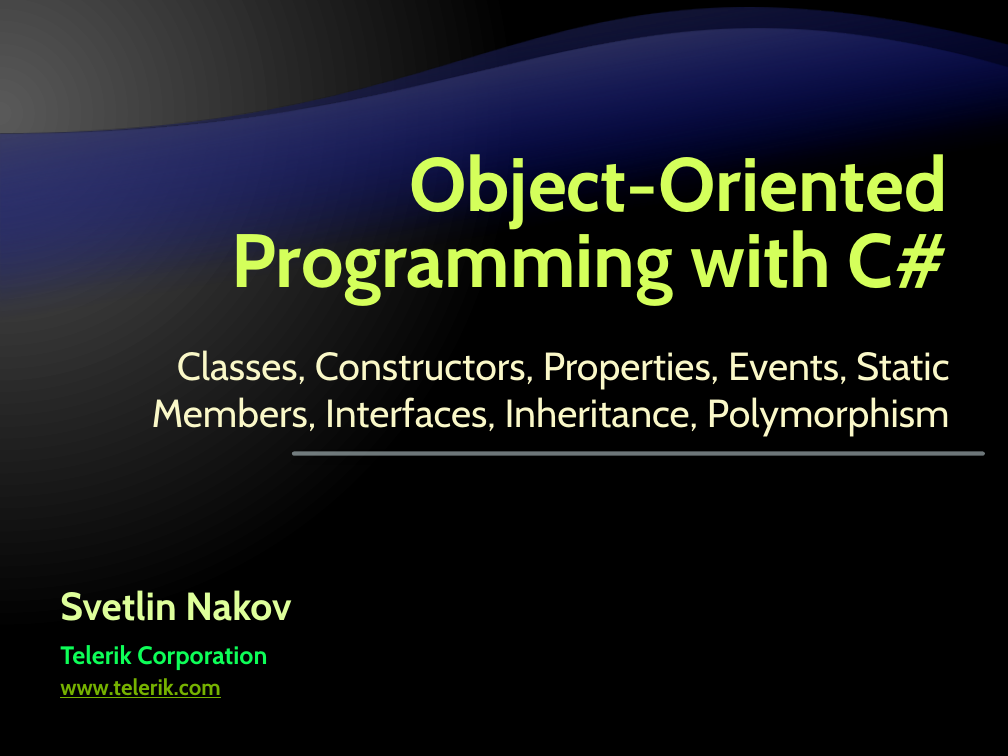
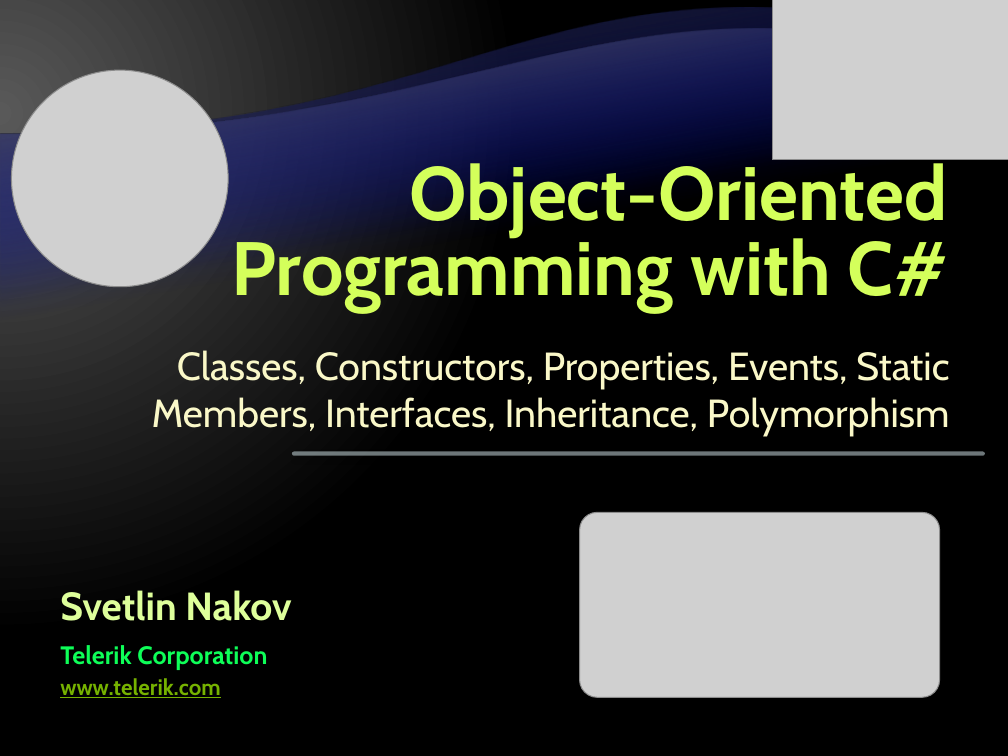
Before and after one commit to Graveheart/aspnetcourse, a slide deck: slide 1 of lectures/4. Object-Oriented Programming with C#.pptx. Drawn at 1008x756 pixels with LibreOffice and Linux fonts; fonts in the diff are those of the drawing; grey boxes stand for pictures; background and template pictures are left out. Boxes give left, top, right and bottom in pixels: in the first picture for what was removed or moved away, otherwise in the second. Text is boxed around its words. In the diff, an @@ line names an element or a change of style, - is before the commit and + after.

```diff
--- a/lectures/4. Object-Oriented Programming with C#.pptx
+++ b/lectures/4. Object-Oriented Programming with C#.pptx
@@ picture added at (772,0,1008,159) @@
@@ picture added at (0,59,239,299) @@
@@ title "Object-Oriented Programming with C#": place and size @@
-title "Object-Oriented Programming with C#" at (232,148,948,303)
+title "Object-Oriented Programming with C#" at (232,156,948,312)
@@ picture added at (580,512,939,697) @@
```
Also in this commit, not shown: 87 slides added, 2 slides removed, 1 other file.
